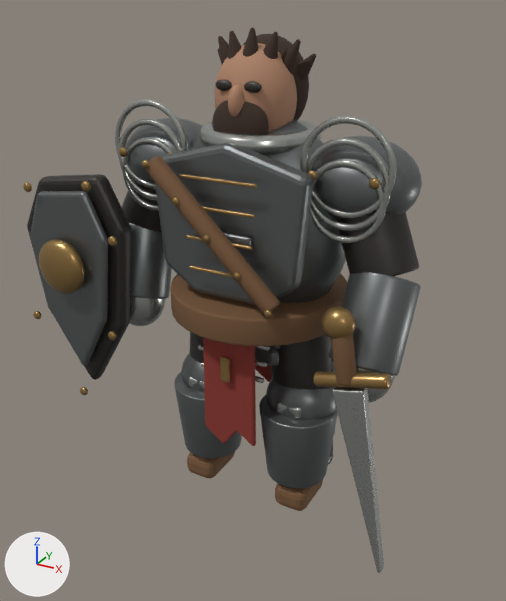
The glTF model warrior-prototype/public/assets/warrior.glb as it was, and as the next commit left it.
Camera for both pictures: a 50 mm camera at (1.18, -2.19, 1.96) aimed at (0.01, -0.07, 0.89). The axes (+X, +Y, +Z) are drawn at lower left. The lights are the same throughout. The older version comes first. Where no turn or scale is listed for an object, it has been applied to the vertices. Vertices at exactly the same position are counted once.

Objects in the first picture: 'belt', 'breastplate', 'cross_body_strap', 'cuirass_mass', 'head', 'kite_shield', 'right_greave', 'right_pauldron', 'right_vambrace', 'shield_boss', 'shield_field', 'shield_rivet_0', 'shield_rivet_1', 'shield_rivet_2', 'shield_rivet_4', 'shield_rivet_5', 'sword_blade', 'sword_guard', 'sword_pommel', 'tabard' and 55 more.
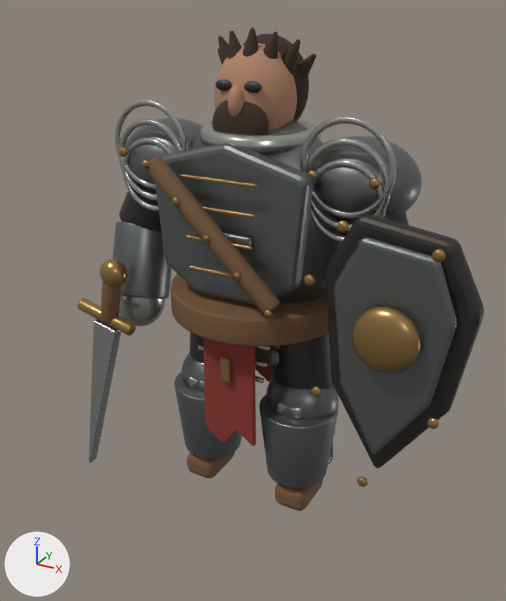
What differs and where, as boxes [x1, y1, x2, y2] in the pictures (506 x 601 px):
```json
{"object": "shield_field", "change": "mirrored", "before": [30, 191, 108, 366], "after": [334, 237, 457, 454]}
{"object": "kite_shield", "change": "mirrored", "before": [27, 174, 131, 380], "after": [326, 214, 484, 468]}
{"object": "sword_blade", "change": "moved, turned", "before": [332, 387, 384, 573], "after": [89, 319, 121, 463]}
{"object": "shield_boss", "change": "moved", "before": [39, 239, 85, 293], "after": [351, 307, 420, 373]}
{"object": "sword_guard", "change": "moved, turned", "before": [313, 371, 391, 389], "after": [77, 298, 136, 336]}
{"object": "sword_pommel", "change": "moved", "before": [322, 306, 356, 338], "after": [100, 259, 127, 288]}
{"object": "shield_rivet_0", "change": "moved", "before": [23, 182, 32, 192], "after": [432, 249, 446, 262]}
{"object": "shield_rivet_1", "change": "moved", "before": [81, 181, 91, 191], "after": [337, 220, 349, 233]}
{"object": "shield_rivet_2", "change": "moved", "before": [108, 236, 117, 246], "after": [304, 274, 315, 286]}
{"object": "shield_rivet_5", "change": "moved", "before": [33, 311, 41, 319], "after": [427, 418, 439, 429]}
{"object": "shield_rivet_4", "change": "moved", "before": [80, 387, 88, 395], "after": [357, 477, 368, 487]}
{"object": "right_vambrace", "change": "unchanged, covered by the edit", "before": [329, 272, 421, 376]}
{"object": "right_upper_arm", "change": "unchanged, covered by the edit", "before": [337, 212, 419, 276], "after": [337, 212, 409, 236]}
```

The change, as JSON lines over the scene's bpy script:
```json
{"block": "me_kite_shield_mesh", "where": "# used by ob_kite_shield; location = (0.0, -0.28, 0.0)"}
{"op": "remove", "block": "me_kite_shield_mesh", "code": "me_kite_shield_mesh.from_pydata(...)  # 136 vertices, 268 faces; spans x -0.876..-0.393, y -0.035..0.035, z 0.492..1.357"}
{"op": "add", "block": "me_kite_shield_mesh", "code": "me_kite_shield_mesh.from_pydata(...)  # 136 vertices, 268 faces; spans x 0.393..0.876, y -0.035..0.035, z 0.492..1.357"}
{"block": "me_kite_shield_mesh", "change": "me_kite_shield_mesh part 1: the whole mesh is mirrored in x about the mesh origin"}
{"block": "me_shield_field_mesh", "where": "# used by ob_shield_field; location = (0.0, -0.34, 0.0)"}
{"op": "remove", "block": "me_shield_field_mesh", "code": "me_shield_field_mesh.from_pydata(...)  # 136 vertices, 268 faces; spans x -0.818..-0.442, y -0.018..0.018, z 0.579..1.308"}
{"op": "add", "block": "me_shield_field_mesh", "code": "me_shield_field_mesh.from_pydata(...)  # 136 vertices, 268 faces; spans x 0.442..0.818, y -0.018..0.018, z 0.579..1.308"}
{"block": "me_shield_field_mesh", "change": "me_shield_field_mesh part 2: the whole mesh is mirrored in x about the mesh origin"}
{"block": "me_sword_blade_mesh", "where": "# used by ob_sword_blade; location = (0.0, -0.31, 0.0)"}
{"op": "remove", "block": "me_sword_blade_mesh", "code": "me_sword_blade_mesh.from_pydata(...)  # 94 vertices, 184 faces; spans x 0.448..0.665, y -0.023..0.023, z 0.08..0.791"}
{"op": "add", "block": "me_sword_blade_mesh", "code": "me_sword_blade_mesh.from_pydata(...)  # 94 vertices, 184 faces; spans x -0.665..-0.448, y -0.023..0.023, z 0.08..0.791"}
{"block": "me_sword_blade_mesh", "change": "me_sword_blade_mesh part 3: the whole mesh is turned 25.8 degrees about the y axis through its middle, then moved by (-1.155, 0.0, 0.01)"}
{"op": "set", "path": "ob_shield_boss.location", "old": "(-0.63, -0.39, 1.02)", "new": "(0.63, -0.39, 1.02)"}
{"op": "set", "path": "ob_shield_rivet_0.location", "old": "(-0.757, -0.385, 1.305)", "new": "(0.757, -0.385, 1.305)"}
{"op": "set", "path": "ob_shield_rivet_1.location", "old": "(-0.475, -0.385, 1.344)", "new": "(0.475, -0.385, 1.344)"}
{"op": "set", "path": "ob_shield_rivet_2.location", "old": "(-0.378, -0.385, 1.16)", "new": "(0.378, -0.385, 1.16)"}
{"op": "set", "path": "ob_shield_rivet_4.location", "old": "(-0.592, -0.385, 0.491)", "new": "(0.592, -0.385, 0.491)"}
{"op": "set", "path": "ob_shield_rivet_5.location", "old": "(-0.795, -0.385, 0.782)", "new": "(0.795, -0.385, 0.782)"}
{"op": "set", "path": "ob_sword_guard.location", "old": "(0.505, -0.31, 0.81)", "new": "(-0.505, -0.31, 0.81)"}
{"op": "set", "path": "ob_sword_guard.rotation_euler", "old": "(0.0, 1.335, 0.0)", "new": "(0.0, -1.335, 0.0)", "note": "degrees (0, 76, 0) -> degrees (0, -76, 0)"}
{"op": "set", "path": "ob_sword_pommel.location", "old": "(0.45, -0.31, 1.0)", "new": "(-0.45, -0.31, 1.0)"}
```
